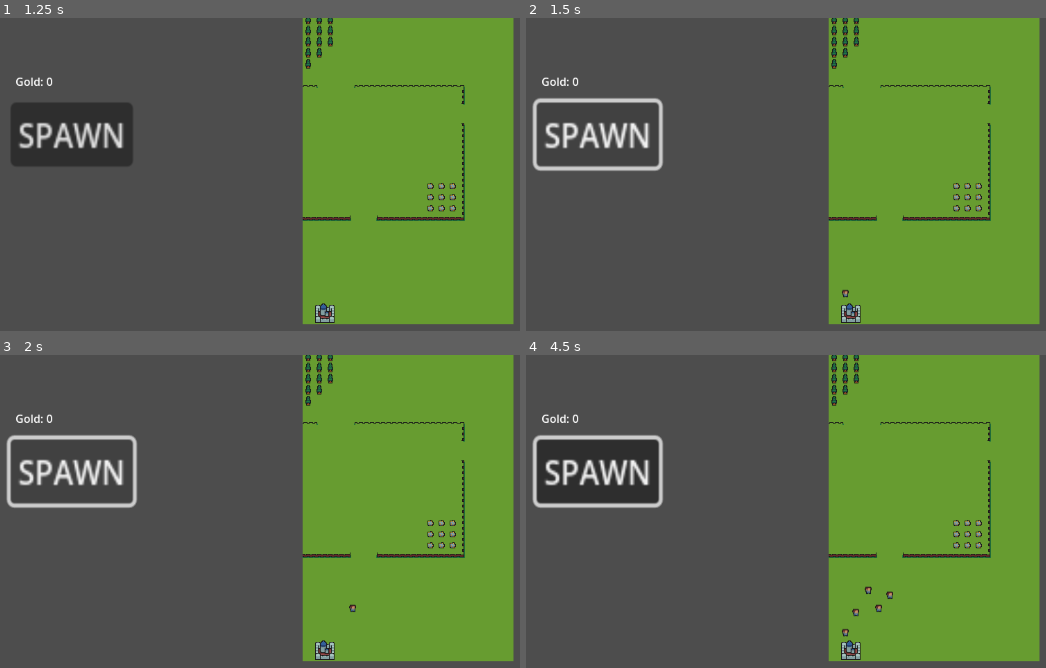
Above: before the commit, frames 1-4 (two rows, left to right).
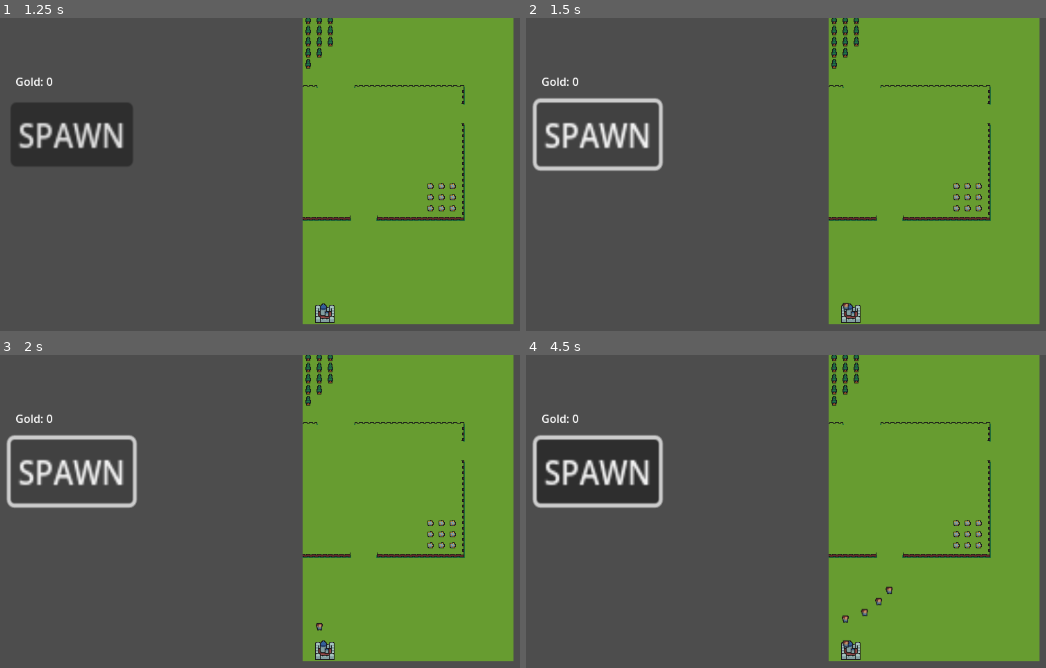
Above: after the commit, the same moments.

Repository: AndreastiUia/BachelorProject
Game: Godot game, scene res://menu.tscn
Two runs of this game, one before a commit and one after it. Both use one fixed random seed, a clock stepped at 60 frames per second and the inputs below.
Inputs (mouse positions are in pixels of both pictures, inside the frame that each line leads up to):
- Up to frame 1 (1.25 s): click "Start" at 0.5 s
- Up to frame 2 (1.5 s): click "SPAWN" at 1.25 s
- Up to frame 3 (2 s): no input
- Up to frame 4 (4.5 s): click "SPAWN" at 2 s; click "SPAWN" at 2.75 s; tap Enter at 3.5 s; move the mouse to (outside the picture) at 3.52 s; press the mouse at (outside the picture) at 3.53 s; tap Space at 4.25 s; move the mouse to (718, 602) at 4.27 s; release the mouse at (718, 602) at 4.28 s; click (718, 602) at 4.35 s

Frame 1 is identical in both runs. In frame 2, less than 0.1% of the frame differs, in the area x 60-63%, y 86-94%; in frame 3, less than 0.1%; in frame 4, 0.3%, in the area x 60-71%, y 73-94%.

Commit message:
Added 'delta' to speed. Added some comments. Removed some commented code.

Diff:
--- a/Player.gd
+++ /dev/null
@@ -1,65 +0,0 @@
-extends Node2D
-
-@onready var tile_map = $"../TileMap"
-
-var astar_grid: AStarGrid2D
-var current_id_path: Array[Vector2i]
-var gold: int = 0
-
-func _ready():
-	astar_grid = AStarGrid2D.new()
-	astar_grid.region = tile_map.get_used_rect()
-	astar_grid.cell_size = Vector2(16, 16)
-	astar_grid.diagonal_mode = AStarGrid2D.DIAGONAL_MODE_NEVER
-	astar_grid.update()
-
-	for x in tile_map.get_used_rect().size.x:
-		for y in tile_map.get_used_rect().size.y:
-			var tile_position = Vector2i(
-				x + tile_map.get_used_rect().position.x,
-				y + tile_map.get_used_rect().position.y
-			)
-
-			var tile_data = tile_map.get_cell_tile_data(0, tile_position)
-
-			if tile_data == null or tile_data.get_custom_data("walkable") == false:
-				astar_grid.set_point_solid(tile_position)
-
-
-# Called every frame. 'delta' is the elapsed time since the previous frame.
-func _process(delta):
-	var tile_data = tile_map.get_cell_tile_data(1, tile_map.local_to_map(global_position))
-	if tile_data == null:
-		return
-	if tile_data.get_custom_data("gold"):
-		gold += 1
-		get_node("Camera2D/gold").text = "Gold: " + str(gold)
-	elif tile_data.get_custom_data("base"):
-		if gold > 0:
-			gold -= 1
-			get_node("Camera2D/gold").text = "Gold: " + str(gold)
-
-func _input(event):
-	if event.is_action_pressed("move") == false:
-		return
-
-	var id_path = astar_grid.get_id_path(
-		tile_map.local_to_map(global_position),
-		tile_map.local_to_map((get_global_mouse_position())
-		)
-	).slice(1)
-	print(id_path)
-	if id_path.is_empty() == false:
-		current_id_path = id_path
-
-func _physics_process(delta):
-
-	if current_id_path.is_empty():
-		return
-
-	var target_position = tile_map.map_to_local(current_id_path.front())
-
-	global_position = global_position.move_toward(target_position, 10)
-
-	if global_position == target_position:
-		current_id_path.pop_front()
--- a/bot.gd
+++ b/bot.gd
@@ -3,7 +3,7 @@
 @onready var tile_map = $"../TileMap"
 
 # Bot atributes
-var SPEED = 3
+var SPEED = 50
 var idle = true
 
 # Pathfinding
@@ -100,15 +100,16 @@
 func _physics_process(delta):
 	if !current_id_path.is_empty():
 		idle = false
-		move_path()
+		move_path(delta)
 	if program_array.is_empty():
 		return
 	if idle && program_index < program_array.size():
 		program_bot(program_array)
 
-func move_path():
+func move_path(delta):
+	var velocity = SPEED * delta
 	var target_position = tile_map.map_to_local(current_id_path.front())
-	global_position = global_position.move_toward(target_position, SPEED)
+	global_position = global_position.move_toward(target_position, velocity)
 	if global_position == target_position:
 		current_id_path.pop_front()
 		if current_id_path.is_empty():
@@ -131,32 +132,6 @@
 		target_position
 	).slice(1)
 	current_id_path = path
-"""
-func program_bot(function: Array):
-	if !idle:
-		return
-	if function.front() == program_func.MOVE_UP:
-		calc_path(calc_target_tile_by_direction(Vector2i.UP))
-	if function.front() == program_func.MOVE_DOWN:
-		calc_path(calc_target_tile_by_direction(Vector2i.DOWN))
-	if function.front() == program_func.MOVE_LEFT:
-		calc_path(calc_target_tile_by_direction(Vector2i.LEFT))
-	if function.front() == program_func.MOVE_RIGHT:
-		calc_path(calc_target_tile_by_direction(Vector2i.RIGHT))
-	if function.front() == program_func.MOVE_TO_POS:
-		calc_path(program_array[1])
-		function.pop_front()
-	if function.front() == program_func.WHILE_START:
-		var while_array = []
-		program_array.pop_front()
-		while program_array.front() != program_func.WHILE_END:
-			while_array.append(program_array.front())
-			if program_array.front() == program_func.MOVE_TO_POS:
-				while_array.append(program_array[1])
-				program_array.pop_front()
-			program_array.pop_front()
-	function.pop_front()
-"""
 
 func program_bot(function: Array):
 	if !idle:
@@ -195,7 +170,6 @@
 
 		program_func.WHILE_BREAK:
 			program_index = program_loop_end_index.front()
-			print(program_index)
 			program_loop_index.pop_back()
 			program_loop_end_index.pop_front()
 
--- a/menu.tscn
+++ b/menu.tscn
@@ -1,8 +1,8 @@
-[gd_scene load_steps=2 format=3 uid="uid://c8gp6177q5gb3"]
+[gd_scene load_steps=2 format=3 uid="uid://du6x34gvn5ouo"]
 
 [ext_resource type="Script" path="res://menu.gd" id="1_syiyj"]
 
-[node name="Menu" type="Control"]
+[node name="Menu2" type="Control"]
 layout_mode = 3
 anchors_preset = 15
 anchor_right = 1.0
--- a/red_box.gd
+++ /dev/null
@@ -1,8 +0,0 @@
-extends Node2D
-
-
-
-func _on_area_2d_body_entered(body):
-	if body.name == "Player":
-		self.queue_free()
-		print(body.name)
--- a/red_box.tscn
+++ /dev/null
@@ -1,34 +0,0 @@
-[gd_scene load_steps=5 format=3 uid="uid://c8yyga2bb346y"]
-
-[ext_resource type="Script" path="res://red_box.gd" id="1_lrfxm"]
-
-[sub_resource type="PhysicsMaterial" id="PhysicsMaterial_bfymk"]
-
-[sub_resource type="RectangleShape2D" id="RectangleShape2D_utwje"]
-size = Vector2(14, 14)
-
-[sub_resource type="RectangleShape2D" id="RectangleShape2D_gyyts"]
-size = Vector2(31, 31)
-
-[node name="RedBox" type="Node2D"]
-script = ExtResource("1_lrfxm")
-
-[node name="RedBox" type="StaticBody2D" parent="."]
-physics_material_override = SubResource("PhysicsMaterial_bfymk")
-
-[node name="CollisionShape2D" type="CollisionShape2D" parent="RedBox"]
-position = Vector2(12, 12)
-shape = SubResource("RectangleShape2D_utwje")
-
-[node name="Area2D" type="Area2D" parent="RedBox"]
-
-[node name="CollisionShape2D" type="CollisionShape2D" parent="RedBox/Area2D"]
-position = Vector2(13, 12)
-shape = SubResource("RectangleShape2D_gyyts")
-
-[node name="ColorRect" type="ColorRect" parent="."]
-offset_right = 25.0
-offset_bottom = 25.0
-color = Color(0.631373, 0, 0, 1)
-
-[connection signal="body_entered" from="RedBox/Area2D" to="." method="_on_area_2d_body_entered"]
